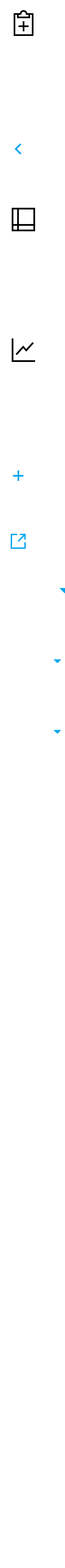
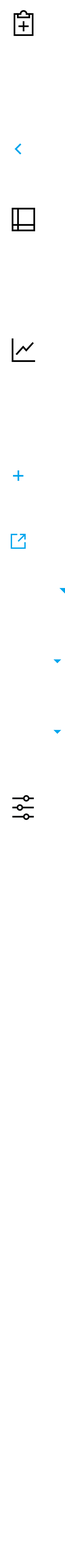
Layer changes from the first 65x1568 image to the second:
added group "Controls" with 2 layers in group "Artboard 1" over [12, 795, 34, 820]
added layer "Vector Smart Object" (10th of 14, in "Artboard 1" › "Controls") in group "Controls" over [12, 795, 34, 820]
